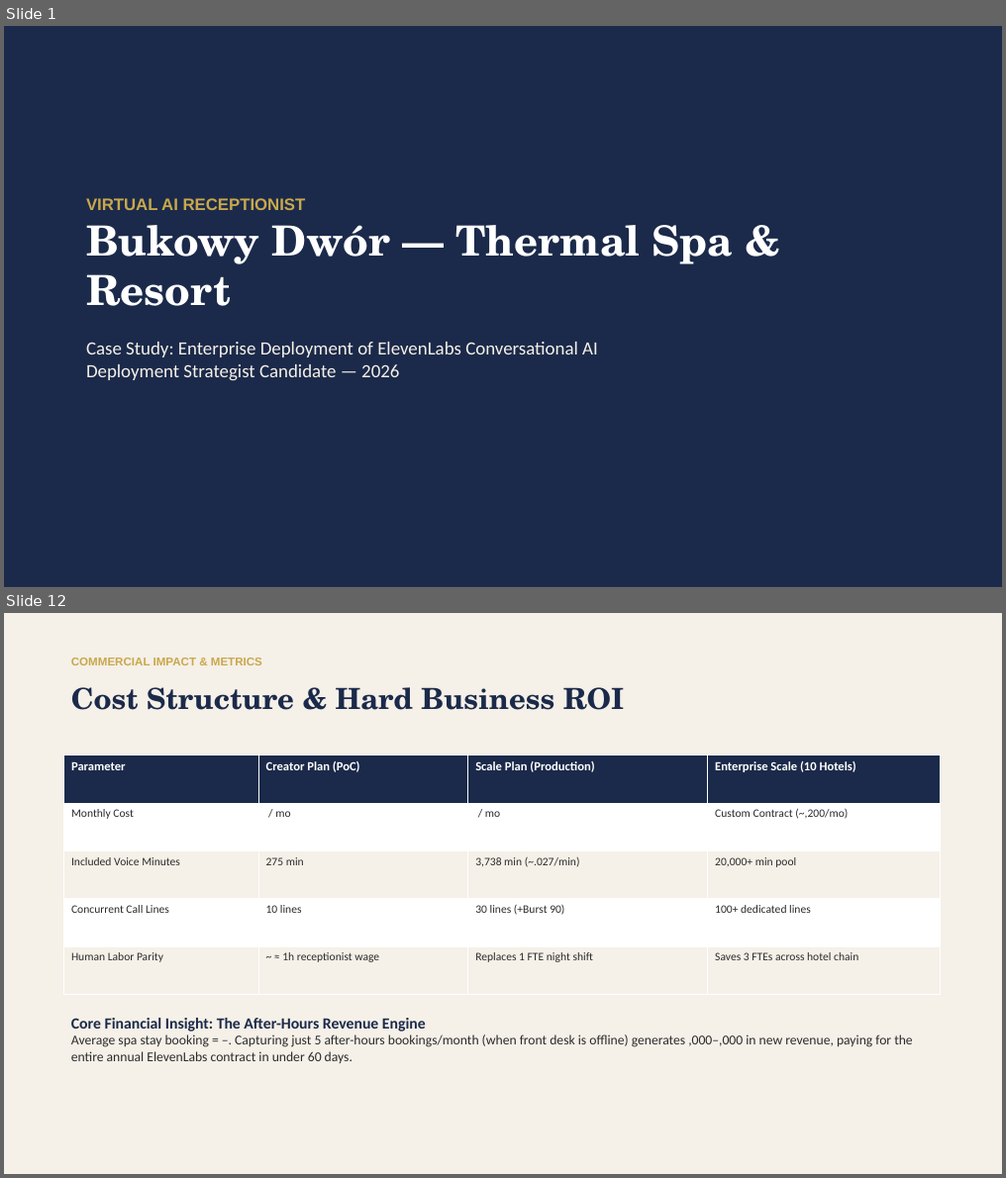
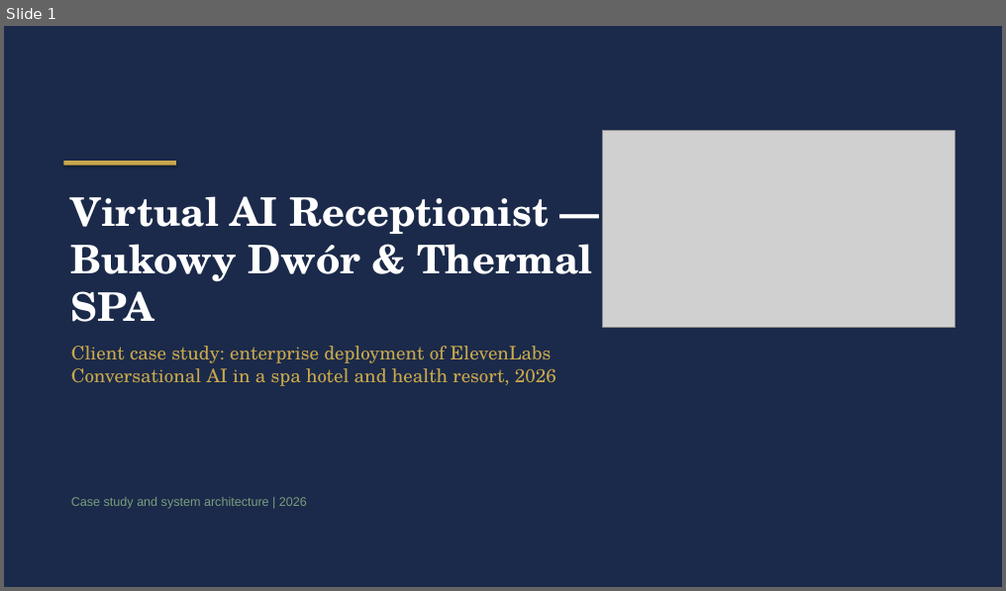
Before and after one commit to kpulka/Elevenlabs_SpaHotel_PoC, a slide deck: presentation/Bukowy_Dwor_Case_Study.pptx. Shown one above the other, each under a label of ours: slides 1 and 12 before the commit, slide 1 after it; the slides between them are not shown. The pictures are 1006x1178 and 1006x591 pixels, drawn with LibreOffice and Linux fonts; fonts in the diff are those of the drawing; grey boxes stand for pictures. Boxes give left, top, right and bottom in pixels: in the first picture for what was removed or moved away, otherwise in the second. Text is boxed around its words. In the diff, an @@ line names an element or a change of style, - is before the commit and + after.

```diff
--- a/presentation/Bukowy_Dwor_Case_Study.pptx
+++ b/presentation/Bukowy_Dwor_Case_Study.pptx
@@ slide 12 removed at [4,613,1002,1174], background #FFFFFF @@
@@ rectangle removed at [4,613,1002,1174] @@
@@ text removed at [71,658,262,665] @@
-COMMERCIAL IMPACT & METRICS
@@ text removed at [71,687,624,710] @@
-Cost Structure & Hard Business ROI
@@ table removed at [63,756,940,995], 5 rows, 4 columns @@
-Parameter | Creator Plan (PoC) | Scale Plan (Production) | Enterprise Scale (10 Hotels)
-Monthly Cost | / mo | / mo | Custom Contract (~,200/mo)
-Included Voice Minutes | 275 min | 3,738 min (~.027/min) | 20,000+ min pool
-Concurrent Call Lines | 10 lines | 30 lines (+Burst 90) | 100+ dedicated lines
-Human Labor Parity | ~ ≈ 1h receptionist wage | Replaces 1 FTE night shift | Saves 3 FTEs across hotel chain
@@ text removed at [71,1018,913,1063] @@
-Core Financial Insight: The After-Hours Revenue Engine
-Average spa stay booking = –. Capturing just 5 after-hours bookings/month (when front desk is offline) generates ,000–,000 in new revenue, paying for the entire annual ElevenLabs contract in under 60 days.
@@ slide 1 changed as well @@
@@ picture added at [603,131,954,327] @@
@@ rectangle added at [63,161,176,166], fill #C9A84C @@
@@ text at [71,196,592,386]: text changed; font Calibri to TeX Gyre Schola; text colour #F5F0E8 to #C9A84C @@
-VIRTUAL AI RECEPTIONIST
-Bukowy Dwór — Thermal Spa & Resort
-Case Study: Enterprise Deployment of ElevenLabs Conversational AI
-Deployment Strategist Candidate — 2026
+Virtual AI Receptionist — Bukowy Dwór & Thermal SPA
+Client case study: enterprise deployment of ElevenLabs Conversational AI in a spa hotel and health resort, 2026
@@ text added at [71,497,307,509], 12 pt, text #7A9E7E @@
+Case study and system architecture | 2026
```
Also in this commit, not shown: 7 other slides changed, 6 slides added, 5 other slides removed, 11 other files.
